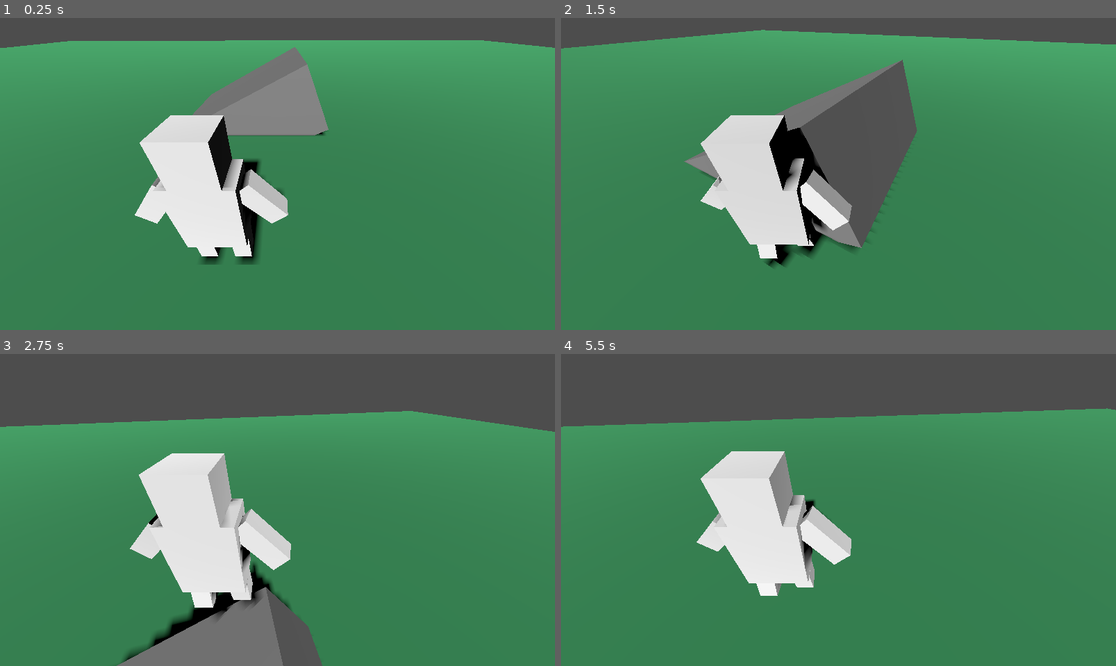
Above: before the commit, frames 1-4 (two rows, left to right).
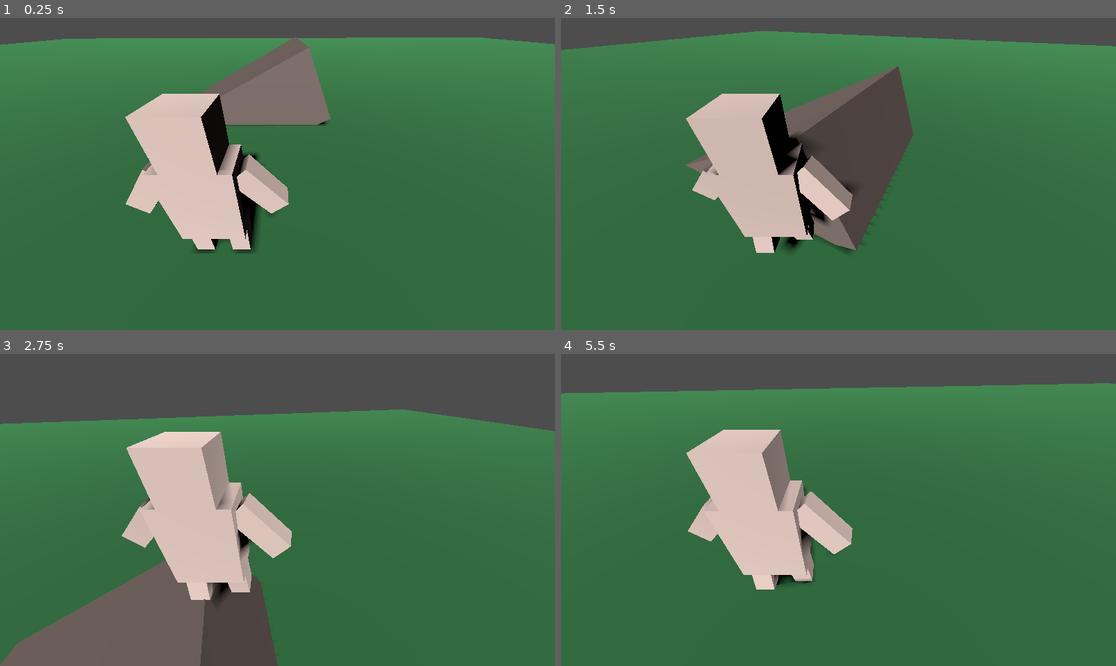
Above: after the commit, the same moments.

Repository: IMEXOQQ/Repeg
Game: Godot game, scene res://scenes/node_3d.tscn
The game is run twice, just before and just after one commit, with the same random seed, the same clock (stepped at 60 frames per second) and the same inputs. Before the commit the project starts from res://node_3d.tscn.
Inputs (mouse positions are in pixels of both pictures, inside the frame that each line leads up to):
- Up to frame 1 (0.25 s): no input
- Up to frame 2 (1.5 s): tap Enter (ui_accept) at 0.5, 0.6, 0.77, 1.07, 1.35 s; move the mouse to (866, 174) at 0.52 s; hold Up (ui_up) from 0.53 s (still down); move the mouse to (810, 174) at 1.27 s
- Up to frame 3 (2.75 s): keep holding Up (ui_up); tap Enter (ui_accept) at 1.52, 1.82, 2.1 s; move the mouse to (288, 503) at 2.02 s
- Up to frame 4 (5.5 s): keep holding Up (ui_up); move the mouse to (832, 516) at 2.77 s; tap Enter (ui_accept) at 2.85, 3.02, 3.32, 3.6, 3.77, 4.07, 4.35, 4.52, 4.82, 5.1 s; move the mouse to (877, 513) at 3.52 s; move the mouse to (794, 506) at 4.27 s; move the mouse to (844, 510) at 5.02 s

The runs differ from the first frame. In frame 1, 25% of the frame differs, in the area x 0-100%, y 6-79%; in frame 2, 21%; in frame 3, 26%, in the area x 0-100%, y 17-100%; in frame 4, 20%.

Commit message:
version001
Physics, light fix

Diff:
--- a/project.godot
+++ b/project.godot
@@ -11,10 +11,14 @@
 [application]
 
 config/name="repeg"
-run/main_scene="res://node_3d.tscn"
+run/main_scene="res://scenes/node_3d.tscn"
 config/features=PackedStringArray("4.2", "Forward Plus")
 config/icon="res://icon.svg"
 
 [dotnet]
 
 project/assembly_name="repeg"
+
+[rendering]
+
+renderer/rendering_method="gl_compatibility"
--- a/node_3d.tscn
+++ b/scenes/node_3d.tscn
@@ -1,8 +1,12 @@
 [gd_scene load_steps=13 format=3 uid="uid://bjni2hpqgbwkc"]
 
-[ext_resource type="Script" path="res://CharacterBody3D.gd" id="1_3hvdp"]
-[ext_resource type="PackedScene" uid="uid://bvwm81fel1yko" path="res://Bob.gltf" id="2_dvp8a"]
-[ext_resource type="Script" path="res://pivot.gd" id="3_ula3u"]
+[ext_resource type="Script" path="res://scripts/CharacterBody3D.gd" id="1_88j6e"]
+[ext_resource type="PackedScene" uid="uid://bvwm81fel1yko" path="res://character/Bob.gltf" id="2_8iunn"]
+[ext_resource type="Script" path="res://scripts/pivot.gd" id="3_i5m6m"]
+
+[sub_resource type="CapsuleShape3D" id="CapsuleShape3D_r56cm"]
+radius = 0.241718
+height = 1.01451
 
 [sub_resource type="SphereShape3D" id="SphereShape3D_bjg7e"]
 radius = 0.174728
@@ -10,10 +14,6 @@
 [sub_resource type="GDScript" id="GDScript_obqjp"]
 script/source = "extends Camera3D
 "
-
-[sub_resource type="CapsuleShape3D" id="CapsuleShape3D_oitdy"]
-radius = 0.24498
-height = 1.14818
 
 [sub_resource type="BoxShape3D" id="BoxShape3D_xrjf6"]
 size = Vector3(1.08276, 1, 1.00928)
@@ -33,23 +33,28 @@
 [node name="Node3D" type="Node3D"]
 
 [node name="player" type="CharacterBody3D" parent="."]
-script = ExtResource("1_3hvdp")
+wall_min_slide_angle = 1.0472
+floor_stop_on_slope = false
+floor_constant_speed = true
+floor_max_angle = 1.0472
+script = ExtResource("1_88j6e")
 
-[node name="blockbench_export" parent="player" instance=ExtResource("2_dvp8a")]
+[node name="CollisionShape3D" type="CollisionShape3D" parent="player"]
+transform = Transform3D(1, 0, 0, 0, 1, 0, 0, 0, 1, 0, 0.446647, 0)
+shape = SubResource("CapsuleShape3D_r56cm")
+
+[node name="blockbench_export" parent="player" instance=ExtResource("2_8iunn")]
+transform = Transform3D(1, 0, 0, 0, 1, 0, 0, 0, 1, 0, -0.0556277, 0)
 
 [node name="pivot" type="CollisionShape3D" parent="player"]
-transform = Transform3D(1, 0, 0, 0, 1, 0, 0, 0, 1, -0.00587749, 0.943988, -0.008246)
+transform = Transform3D(1, 0, 0, 0, 1, 0, 0, 0, 1, -0.00587749, 0.792631, -0.008246)
 shape = SubResource("SphereShape3D_bjg7e")
-script = ExtResource("3_ula3u")
+script = ExtResource("3_i5m6m")
 
 [node name="Camera3D" type="Camera3D" parent="player/pivot"]
 transform = Transform3D(1, 0, 0, 0, 0.766044, 0.642788, 0, -0.642788, 0.766044, 0.384018, 0.392332, 0.711673)
 fov = 81.4714
 script = SubResource("GDScript_obqjp")
-
-[node name="CollisionShape3D" type="CollisionShape3D" parent="player"]
-transform = Transform3D(1, 0, 0, 0, 1, 0, 0, 0, 1, 0, 0.488715, 0)
-shape = SubResource("CapsuleShape3D_oitdy")
 
 [node name="Plane" type="StaticBody3D" parent="."]
 transform = Transform3D(4.93112, -0.000388327, -0.0018241, 0.0110126, 0.173664, -0.0470662, 0.00166223, 0.00142812, 5.7229, -0.0055871, -0.160397, -0.0184211)
@@ -63,12 +68,10 @@
 mesh = SubResource("BoxMesh_5m8kf")
 skeleton = NodePath("")
 
-[node name="Pivot" type="Marker3D" parent="."]
-
 [node name="DirectionalLight3D" type="DirectionalLight3D" parent="."]
-transform = Transform3D(0.999999, -0.000738597, 0.00145764, -0.000338991, 0.77885, 0.62721, -0.00159854, -0.627209, 0.778849, 0, 7.96845, 9.55258)
+transform = Transform3D(0.999999, -0.000738597, 0.00145764, -0.000338991, 0.77885, 0.62721, -0.00159854, -0.627209, 0.778849, 0, 1165.49, 793.432)
+light_color = Color(0.94902, 0.843137, 0.807843, 1)
 shadow_enabled = true
-sky_mode = 1
 
 [node name="cube" type="StaticBody3D" parent="."]
 transform = Transform3D(4.43828, -0.07568, 0.0187723, 2.14889, 0.156307, -0.043199, 0.00166223, 0.00142812, 5.7229, -0.0055871, -0.160397, -0.0184211)
--- a/CharacterBody3D.gd
+++ b/scripts/CharacterBody3D.gd
@@ -2,8 +2,7 @@
 
 
 const SPEED = 150.0
-const JUMP_VELOCITY = 4.5
-
+const JUMP_VELOCITY = 300.0
 # Get the gravity from the project settings to be synced with RigidBody nodes.
 var gravity = ProjectSettings.get_setting("physics/3d/default_gravity")
 var target_velocity = Vector3.ZERO
@@ -22,7 +21,7 @@
 		target_velocity.y -= gravity * delta
 
 	if Input.is_action_just_pressed("ui_accept") and is_on_floor():
-		target_velocity.y = JUMP_VELOCITY
+		target_velocity.y = JUMP_VELOCITY * delta
 
 	if Input.is_action_pressed("ui_right"):
 		direction.x += 1
Renamed: Bob.gltf -> character/Bob.gltf
Not shown, changed: character/Bob.gltf.import
Renamed: pivot.gd -> scripts/pivot.gd
